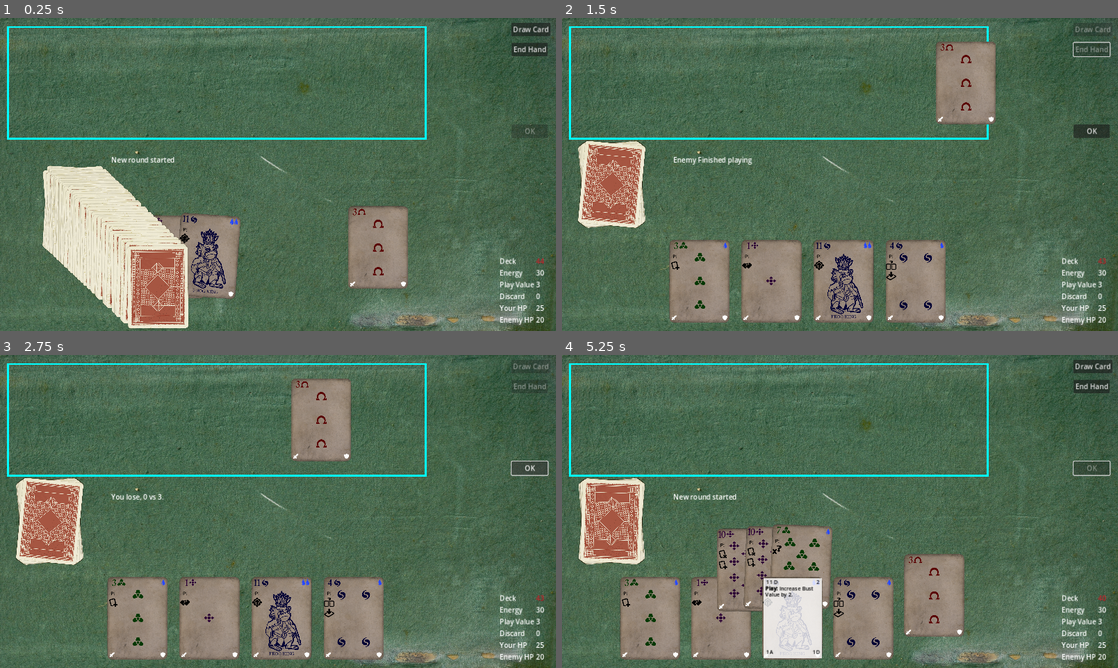
Above: before the commit, frames 1-4 (two rows, left to right).
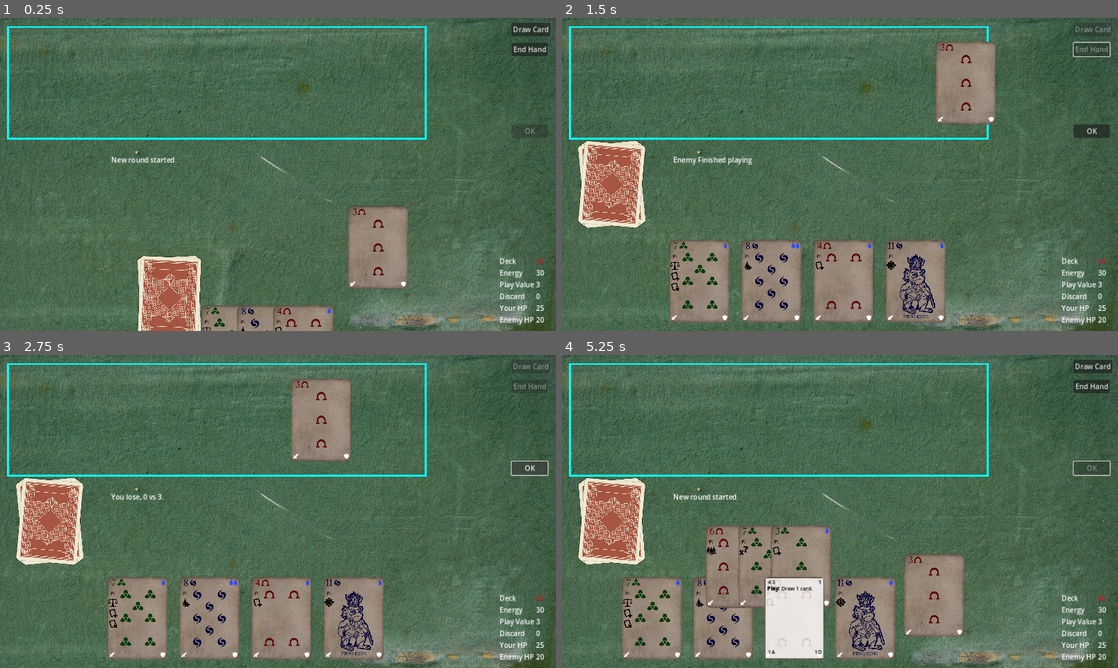
Above: after the commit, the same moments.

Repository: TicklesTheBrain/CardBuilder
Game: Godot game, scene res://game.tscn
Two runs of this game, one before a commit and one after it. Both use one fixed random seed, a clock stepped at 60 frames per second and the inputs below.
Inputs (mouse positions are in pixels of both pictures, inside the frame that each line leads up to):
- Up to frame 1 (0.25 s): no input
- Up to frame 2 (1.5 s): click "Draw Card" at 0.5 s; click "End Hand" at 1.25 s
- Up to frame 3 (2.75 s): click "OK" at 2 s
- Up to frame 4 (5.25 s): click "OK" at 2.75 s; click "OK" at 3.5 s; drag from (701, 617) to (845, 617) at 4.27 s; tap Enter at 5 s; drag from (773, 617) to (917, 617) at 5.02 s

The runs differ from the first frame. In frame 1, 13% of the frame differs, in the area x 7-60%, y 47-100%; in frame 2, 2.7%; in frame 3, 2.7%; in frame 4, 5.6%.

Commit message:
Better tweening logic to stop overlaps and excessive calls

Diff:
--- a/cardAbstractions/cardContainer.gd
+++ b/cardAbstractions/cardContainer.gd
@@ -10,6 +10,8 @@
 @export var modifiers: Array[Modifier]
 @export var overrideRevealed: bool = false
 @export var overrideRevealedState: bool = true
+@export var addToTopWhenFeeding: bool = true
+
 
 var ownerActor: Actor
 var originMarker: Marker2D #TODO: THIS IS UGLY, need to fix this somehow
@@ -97,7 +99,8 @@
 			return
 		while (not checkFull() and not feedContainer.checkEmpty()):
 			var newCard = feedContainer.drawCard()
-			addCard(newCard)
+			addCard(newCard, addToTopWhenFeeding)
+	shuffle()
 	var cardToDraw = getTop()
 	removeCard(cardToDraw)
 	return cardToDraw
--- a/cardAbstractions/deckManager.gd
+++ b/cardAbstractions/deckManager.gd
@@ -7,7 +7,7 @@
 func populateContainerFromTemplate():
 	var newCards = DeckManager.makeCardArrayFromTemplate(templatePackage.cards, debug)
 	for card in newCards:
-		addCard(card)
+		addCard(card, true)
 
 func addNewTemplateCards(newCards: Array[EmptyCardData]):
 	templatePackage.cards.append_array(newCards)
--- a/cardInterfaceStuff/CardDisplaySink.gd
+++ b/cardInterfaceStuff/CardDisplaySink.gd
@@ -4,13 +4,11 @@
 @export var positionMarker: Marker2D
 
 func scuttleCards():
-
+	activeTween = get_tree().create_tween().set_parallel()
 	for cd in cards:
-		var tween = get_tree().create_tween()
-		tween.tween_property(cd, "position", positionMarker.position, cardMoveTime)
-		tween.tween_callback(cd.queue_free)
-
-	cards.clear()
+		activeTween.tween_property(cd, "position", positionMarker.position, cardMoveTime)
+		activeTween.tween_callback(cd.queue_free)
+		activeTween.tween_callback(removeCardDisplay.bind(cd))
 
 func setupContainerSpecific():
 	logicalContainer.originMarker = positionMarker
--- a/cardInterfaceStuff/FixedPositionController.gd
+++ b/cardInterfaceStuff/FixedPositionController.gd
@@ -10,9 +10,9 @@
 
 	var i = 0
 	var currentCollection = posCollections[cards.size()-1].get_children()
-	var tween = get_tree().create_tween().set_parallel()
+	activeTween = get_tree().create_tween().set_parallel()
 
 	for card: CardDisplay in cards:
 		var newMarker = currentCollection[i]
 		i +=1
-		tween.tween_property(card,"position", newMarker.position, cardMoveTime)
+		activeTween.tween_property(card,"position", newMarker.position, cardMoveTime)
--- a/cardInterfaceStuff/cardDisplay.gd
+++ b/cardInterfaceStuff/cardDisplay.gd
@@ -32,6 +32,8 @@
 @export var defenceLabel: Label
 
 @export var selectedColor: Color
+
+var tweens = {}
 
 var prevAttack: int
 var prevValue: String
--- a/cardInterfaceStuff/cardPositionController.gd
+++ b/cardInterfaceStuff/cardPositionController.gd
@@ -7,6 +7,9 @@
 @export var canCreateNewDisplays: bool  = true
 @export var resetRotation: bool = true
 @export var resetRotationTo: float = 0
+@export var reverseZ: bool = false
+
+var activeTween: Tween
 
 var cards: Array[CardDisplay] = []
 var setupDone: bool = false
@@ -45,9 +48,13 @@
 
 	newCard.positionController = self
 	cards.push_back(newCard)
-	newCard.z_index = cards.size()
+	if not reverseZ:
+		newCard.z_index = cards.size()
+	else:
+		newCard.z_index = -cards.size()
 	newCard.previousZOrder = cards.size() #TODO: this needs its own dedicated method, smells
 	print(name, ' add card display triggered, new z_index ', newCard.z_index)
+	stopPreviousTween()
 	resetCardRotation()
 	scuttleCards()
 
@@ -56,6 +63,7 @@
 		return
 
 	cards.erase(cardToRemove)
+	stopPreviousTween()
 	scuttleCards()
 
 func setupNewLogicalContainer(newContainer = null):
@@ -79,6 +87,7 @@
 
 func _onCardDragReleased(cardDisplay: CardDisplay):
 	if cards.has(cardDisplay):
+		stopPreviousTween()
 		resetCardRotation()
 		scuttleCards()
 
@@ -89,3 +98,11 @@
 	if resetRotation:
 		for card in cards:
 			card.rotation_degrees = resetRotationTo
+
+		#print(name,' card rotation reset', cards.map(func(c): return c.rotation_degrees))
+
+func stopPreviousTween():
+	print(name, "stop previous tween called")
+	if activeTween != null and activeTween.is_running():
+		activeTween.kill()
+		activeTween = null
--- a/cardInterfaceStuff/dynamicPositionController.gd
+++ b/cardInterfaceStuff/dynamicPositionController.gd
@@ -76,12 +76,14 @@
 		startingPoint = centerPos - Vector2(totalCardWidth/2, 0) + Vector2(cardWidth/2,0)
 
 	var i = 0
-	var tween = get_tree().create_tween().set_parallel()
+	if activeTween == null or not activeTween.is_running(): #TODO: this can potential call problems, when starting tween on already finished ones
+		activeTween = get_tree().create_tween().set_parallel()
 
 	for card: CardDisplay in rowCards:
 		var cardPosition = startingPoint + Vector2(i*distanceBetweenCards,0)
 		i +=1
-		tween.tween_property(card,"position", cardPosition, cardMoveTime)
+		activeTween.tween_property(card,"position", cardPosition, cardMoveTime)
+		print(' tween started for dynamic position controller card ', card.name)
 
 
 func switchCardArea(newId: int):
--- a/cardInterfaceStuff/pilePositionController.gd
+++ b/cardInterfaceStuff/pilePositionController.gd
@@ -4,25 +4,26 @@
 @export var pileCenter: Marker2D
 @export var rotationPlusMinus: float
 
-var rotations: Array[float] = []
+var rotations = {}
 
 func scuttleCards():
-    if cards.size() < 1:
-        rotations = []
-        return
 
-    while(rotations.size() != cards.size()):
-        if cards.size() > rotations.size():
-            rotations.push_back(getNewRotation())
-        if cards.size() < rotations.size():
-            rotations.pop_back()
+	if cards.size() < 1:
+		rotations = {}
+		return
 
-    var tween = get_tree().create_tween().set_parallel()
-    for i in range(cards.size()):
-        var card = cards[i]
-        var rotation = rotations[i]
-        tween.tween_property(card, "position", pileCenter.position, cardMoveTime)
-        tween.tween_property(card, "rotation_degrees", rotation, cardMoveTime)
+	for card in cards:
+		if not rotations.has(card):
+			rotations[card] = getNewRotation()
+
+	for card in rotations.keys():
+		if not cards.has(card):
+			rotations.erase(card)
+
+	activeTween = get_tree().create_tween().set_parallel()
+	for card in cards:
+		activeTween.tween_property(card, "position", pileCenter.position, cardMoveTime)
+		activeTween.tween_property(card, "rotation_degrees", rotations[card], cardMoveTime)
 
 func getNewRotation():
-    return randf_range(-rotationPlusMinus, rotationPlusMinus)
+	return randf_range(-rotationPlusMinus, rotationPlusMinus)
--- a/game.tscn
+++ b/game.tscn
@@ -46,7 +46,7 @@
 enemy = NodePath("Logic/Enemy")
 
 [node name="Background" type="Sprite2D" parent="."]
-z_index = -3
+z_index = -100
 scale = Vector2(0.801875, 0.695202)
 texture = ExtResource("15_2rvab")
 centered = false
@@ -124,18 +124,27 @@
 
 [node name="HandManager" type="Node" parent="Logic/Player" node_paths=PackedStringArray("feedContainer", "disposeContainer")]
 script = ExtResource("12_q8pst")
+maxCards = null
+cards = null
 feedContainer = NodePath("../DiscardManager")
 disposeContainer = NodePath("../DiscardManager")
 addTriggerType = 4
+modifiers = null
 overrideRevealed = true
+overrideRevealedState = null
+addToTopWhenFeeding = null
 
 [node name="PlayAreaManager" type="Node" parent="Logic/Player" node_paths=PackedStringArray("bustCounter", "disposeContainer")]
 script = ExtResource("12_q8pst")
 maxCards = 6
+cards = null
 bustCounter = NodePath("ValueCounter")
 disposeContainer = NodePath("../DiscardManager")
 addTriggerType = 1
+modifiers = null
 overrideRevealed = true
+overrideRevealedState = null
+addToTopWhenFeeding = null
 
 [node name="ValueCounter" type="Node" parent="Logic/Player/PlayAreaManager" node_paths=PackedStringArray("label")]
 script = ExtResource("11_rgdhd")
@@ -151,6 +160,13 @@
 
 [node name="DiscardManager" type="Node" parent="Logic/Player"]
 script = ExtResource("12_q8pst")
+maxCards = null
+cards = null
+addTriggerType = null
+modifiers = null
+overrideRevealed = null
+overrideRevealedState = null
+addToTopWhenFeeding = null
 
 [node name="AmountCounter" type="Node" parent="Logic/Player/DiscardManager" node_paths=PackedStringArray("label")]
 script = ExtResource("11_rgdhd")
@@ -180,15 +196,24 @@
 [node name="EnemyHand" type="Node" parent="Logic/Enemy"]
 script = ExtResource("12_q8pst")
 maxCards = 0
+cards = null
+addTriggerType = null
+modifiers = null
 overrideRevealed = true
+overrideRevealedState = null
+addToTopWhenFeeding = null
 
 [node name="EnemyPlayArea" type="Node" parent="Logic/Enemy" node_paths=PackedStringArray("bustCounter", "disposeContainer")]
 script = ExtResource("12_q8pst")
 maxCards = 6
+cards = null
 bustCounter = NodePath("ValueCounter")
 disposeContainer = NodePath("../EnemyDiscard")
 addTriggerType = 1
+modifiers = null
 overrideRevealed = true
+overrideRevealedState = null
+addToTopWhenFeeding = null
 
 [node name="ValueCounter" type="Node" parent="Logic/Enemy/EnemyPlayArea" node_paths=PackedStringArray("label")]
 script = ExtResource("11_rgdhd")
@@ -204,6 +229,13 @@
 
 [node name="EnemyDiscard" type="Node" parent="Logic/Enemy"]
 script = ExtResource("12_q8pst")
+maxCards = null
+cards = null
+addTriggerType = null
+modifiers = null
+overrideRevealed = null
+overrideRevealedState = null
+addToTopWhenFeeding = null
 
 [node name="EnemyDeck" type="Node" parent="Logic/Enemy" node_paths=PackedStringArray("feedContainer")]
 script = ExtResource("3_8edax")
@@ -300,6 +332,7 @@
 rotationPlusMinus = 5.6
 logicalContainer = NodePath("../Logic/Player/DeckManager")
 resetRotation = false
+reverseZ = true
 
 [node name="DeckOrigin" type="Marker2D" parent="DeckDisplayPile"]
 position = Vector2(114, 382)
